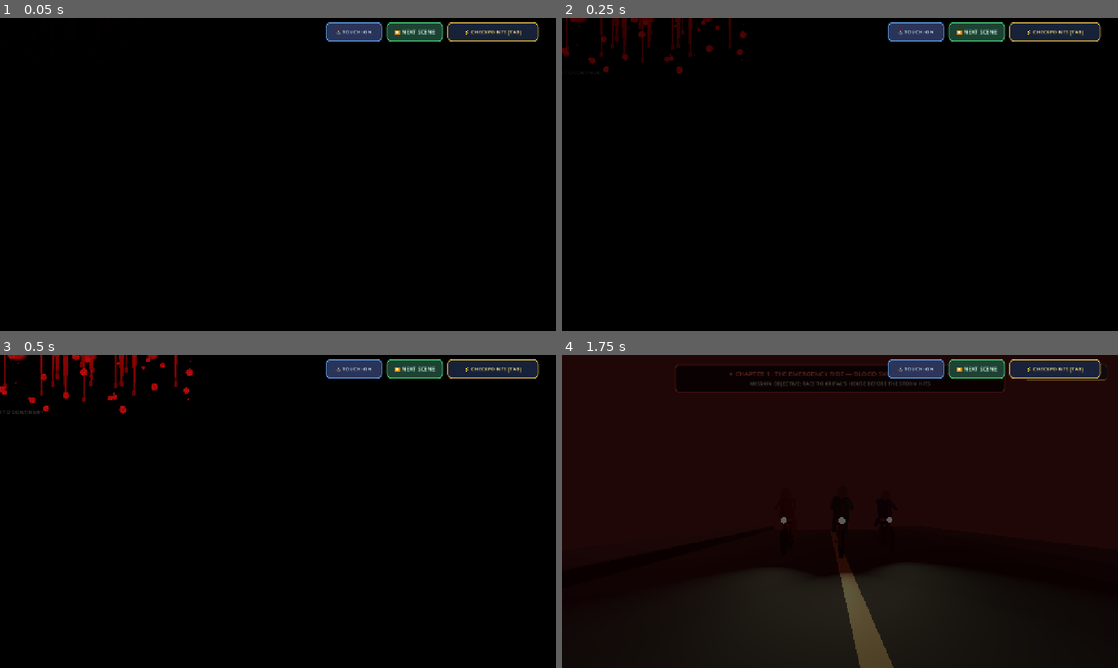
Above: before the commit, frames 1-4 (two rows, left to right).
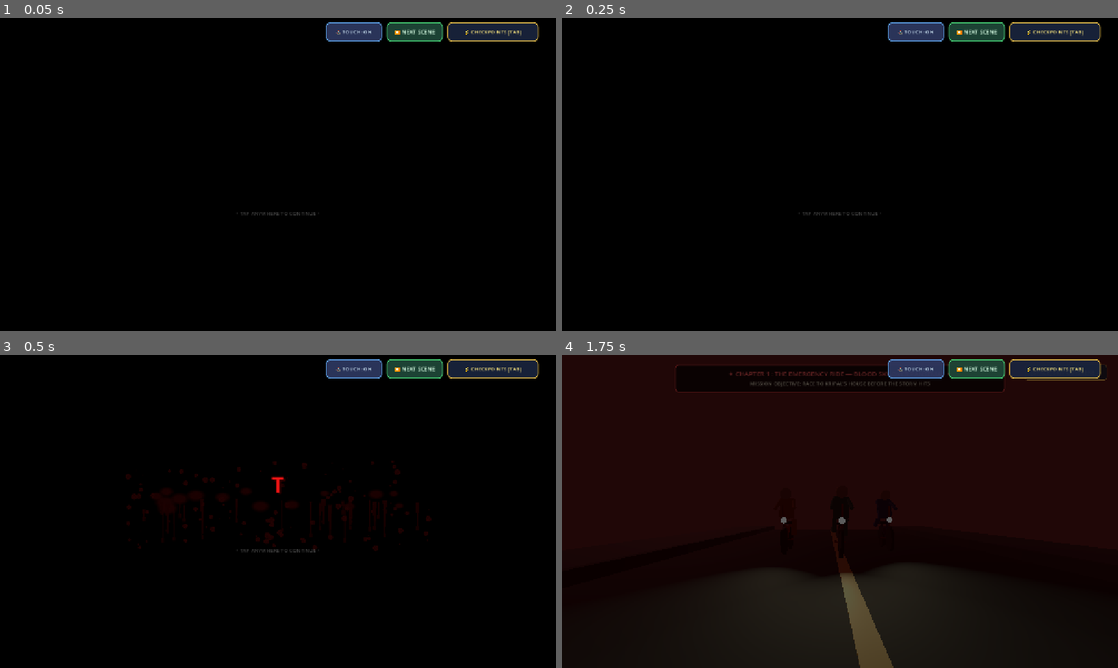
Above: after the commit, the same moments.

Repository: Sahil13092008/HorrorMission
Game: Godot game, scene res://scenes/opening_prologue.tscn
Two runs of this game, one before a commit and one after it. Both use one fixed random seed, a clock stepped at 60 frames per second and the inputs below. Sound files missing from this copy of the repository are replaced by a short silence.
Inputs:
- Up to frame 1 (0.05 s): no input
- Up to frame 2 (0.25 s): no input
- Up to frame 3 (0.5 s): no input
- Up to frame 4 (1.75 s): click "⏩ NEXT SCENE" at 0.5 s; click "⏩ NEXT SCENE" at 1.25 s

The runs differ from the first frame. In frame 1, less than 0.1% of the frame differs, in the area x 42-58%, y 62-64%; in frame 2, 1.0%; in frame 3, 2.2%, in the area x 0-78%, y 0-64%; in frame 4, nothing differs.

Commit message:
Center blood title intro screen using CenterContainer and add letter-by-letter typewriter horror animation

Diff:
--- a/scripts/opening_prologue.gd
+++ b/scripts/opening_prologue.gd
@@ -282,15 +282,17 @@
 	title_splash_bg.mouse_filter = Control.MOUSE_FILTER_PASS
 	title_splash_root.add_child(title_splash_bg)
 
+	# CenterContainer guarantees exact center positioning on ALL resolutions and mobile screens!
+	var center_container = CenterContainer.new()
+	center_container.set_anchors_preset(Control.PRESET_FULL_RECT)
+	center_container.mouse_filter = Control.MOUSE_FILTER_IGNORE
+	title_splash_root.add_child(center_container)
+
 	title_content = Control.new()
-	title_content.set_anchors_preset(Control.PRESET_CENTER)
-	title_content.offset_left = 0
-	title_content.offset_top = 0
-	title_content.offset_right = 0
-	title_content.offset_bottom = 0
-	title_content.pivot_offset = Vector2.ZERO
+	title_content.custom_minimum_size = Vector2(920, 320)
+	title_content.pivot_offset = Vector2(460, 160)
 	title_content.mouse_filter = Control.MOUSE_FILTER_IGNORE
-	title_splash_root.add_child(title_content)
+	center_container.add_child(title_content)
 
 	# Blood Splatter Backdrop behind "THE HORROR MISSION"
 	title_blood_splatter = TextureRect.new()
@@ -299,25 +301,21 @@
 		title_blood_splatter.texture = splatter_tex
 	title_blood_splatter.expand_mode = TextureRect.EXPAND_IGNORE_SIZE
 	title_blood_splatter.stretch_mode = TextureRect.STRETCH_KEEP_ASPECT_CENTERED
-	title_blood_splatter.offset_left = -450
-	title_blood_splatter.offset_top = -150
-	title_blood_splatter.offset_right = 450
-	title_blood_splatter.offset_bottom = 150
-	title_blood_splatter.pivot_offset = Vector2(450, 150)
+	title_blood_splatter.position = Vector2(10, 20)
+	title_blood_splatter.size = Vector2(900, 250)
+	title_blood_splatter.pivot_offset = Vector2(450, 125)
 	title_blood_splatter.mouse_filter = Control.MOUSE_FILTER_IGNORE
-	title_blood_splatter.modulate.a = 0.92
+	title_blood_splatter.modulate.a = 0.0 # Starts hidden, fades in with blood
 	title_content.add_child(title_blood_splatter)
 
-	# Blood Red Title Label: "THE HORROR MISSION"
+	# Blood Red Title Label: "THE HORROR MISSION" (Letter-by-letter reveal)
 	title_horror_label = Label.new()
 	title_horror_label.text = "THE HORROR MISSION"
 	title_horror_label.horizontal_alignment = HORIZONTAL_ALIGNMENT_CENTER
 	title_horror_label.vertical_alignment = VERTICAL_ALIGNMENT_CENTER
-	title_horror_label.offset_left = -480
-	title_horror_label.offset_top = -75
-	title_horror_label.offset_right = 480
-	title_horror_label.offset_bottom = 15
-	title_horror_label.pivot_offset = Vector2(480, 45)
+	title_horror_label.position = Vector2(10, 60)
+	title_horror_label.size = Vector2(900, 75)
+	title_horror_label.pivot_offset = Vector2(450, 37)
 	title_horror_label.add_theme_font_size_override("font_size", 48)
 	title_horror_label.add_theme_color_override("font_color", Color(0.92, 0.08, 0.08))
 	title_horror_label.add_theme_color_override("font_shadow_color", Color(0.22, 0.0, 0.0, 0.95))
@@ -326,23 +324,24 @@
 	title_horror_label.add_theme_color_override("font_outline_color", Color(0.38, 0.01, 0.01))
 	title_horror_label.add_theme_constant_override("outline_size", 5)
 	title_horror_label.mouse_filter = Control.MOUSE_FILTER_IGNORE
+	title_horror_label.visible_characters = 0
 	title_content.add_child(title_horror_label)
 
-	# Clean White Credits Subtitle: "Created By Sahil and Written By Aashutosh"
+	# Clean White Credits Subtitle: "Created By Sahil and Written By Aashutosh" (Letter-by-letter reveal)
 	title_credits_label = Label.new()
 	title_credits_label.text = "Created By Sahil and Written By Aashutosh"
 	title_credits_label.horizontal_alignment = HORIZONTAL_ALIGNMENT_CENTER
 	title_credits_label.vertical_alignment = VERTICAL_ALIGNMENT_CENTER
-	title_credits_label.offset_left = -450
-	title_credits_label.offset_top = 25
-	title_credits_label.offset_right = 450
-	title_credits_label.offset_bottom = 70
+	title_credits_label.position = Vector2(10, 160)
+	title_credits_label.size = Vector2(900, 45)
+	title_credits_label.pivot_offset = Vector2(450, 22)
 	title_credits_label.add_theme_font_size_override("font_size", 20)
 	title_credits_label.add_theme_color_override("font_color", Color(0.96, 0.96, 0.96, 0.95))
 	title_credits_label.add_theme_color_override("font_shadow_color", Color(0.0, 0.0, 0.0, 0.9))
 	title_credits_label.add_theme_constant_override("shadow_offset_x", 2)
 	title_credits_label.add_theme_constant_override("shadow_offset_y", 2)
 	title_credits_label.mouse_filter = Control.MOUSE_FILTER_IGNORE
+	title_credits_label.visible_characters = 0
 	title_content.add_child(title_credits_label)
 
 	# Tap to Skip Hint
@@ -350,10 +349,8 @@
 	tap_hint.text = "• TAP ANYWHERE TO CONTINUE •"
 	tap_hint.horizontal_alignment = HORIZONTAL_ALIGNMENT_CENTER
 	tap_hint.vertical_alignment = VERTICAL_ALIGNMENT_CENTER
-	tap_hint.offset_left = -300
-	tap_hint.offset_top = 110
-	tap_hint.offset_right = 300
-	tap_hint.offset_bottom = 140
+	tap_hint.position = Vector2(10, 235)
+	tap_hint.size = Vector2(900, 30)
 	tap_hint.add_theme_font_size_override("font_size", 12)
 	tap_hint.add_theme_color_override("font_color", Color(0.75, 0.75, 0.75, 0.35))
 	tap_hint.mouse_filter = Control.MOUSE_FILTER_IGNORE
@@ -2504,48 +2501,68 @@
 	cam_pivot.position = Vector3(0, 1.8, 30.0)
 	cam.rotation_degrees = Vector3(-6, 0, 0)
 
-	# Animate Blood Title Screen
+	# Initial state: Pure pitch black screen, hidden splatter, 0 letters
 	title_splash_root.visible = true
-	title_content.modulate.a = 0.0
-	title_content.scale = Vector2(0.85, 0.85)
-	title_credits_label.modulate.a = 0.0
+	title_splash_root.modulate.a = 1.0
+	title_content.modulate.a = 1.0
+	title_blood_splatter.modulate.a = 0.0
+	title_horror_label.visible_characters = 0
+	title_credits_label.visible_characters = 0
+
+	# Brief suspense pause in pitch black
+	await get_tree().create_timer(0.4).timeout
+	if not is_title_splash_active: return
 
 	if audio_heartbeat: audio_heartbeat.play()
 
-	var tw = create_tween().set_parallel(true)
-	tw.tween_property(title_content, "modulate:a", 1.0, 0.55).set_trans(Tween.TRANS_QUAD)
-	tw.tween_property(title_content, "scale", Vector2(1.05, 1.05), 0.45).set_trans(Tween.TRANS_BACK)
-
-	# Subtle screen shudder for visceral impact
+	# Blood splatter fades in behind the text
+	var tw_splat = create_tween()
+	tw_splat.tween_property(title_blood_splatter, "modulate:a", 0.95, 0.6)
+
+	# 1. Letter-by-letter Typewriter animation for "THE HORROR MISSION"
+	var title_len = title_horror_label.text.length()
+	var tw_type1 = create_tween()
+	tw_type1.tween_property(title_horror_label, "visible_characters", title_len, 1.3).set_trans(Tween.TRANS_LINEAR)
+
+	await tw_type1.finished
+	if not is_title_splash_active: return
+
+	# Visceral shudder on title completion (subtle rotation shake, never moving position from center!)
 	var tw_shk = create_tween()
-	for i in range(5):
-		tw_shk.tween_property(title_content, "position", Vector2(randf_range(-3, 3), randf_range(-3, 3)), 0.04)
-	tw_shk.tween_property(title_content, "position", Vector2.ZERO, 0.06)
-
-	await tw.finished
-	var tw_settle = create_tween()
-	tw_settle.tween_property(title_content, "scale", Vector2(1.0, 1.0), 0.25)
-
-	# Smoothly reveal white credits
-	var tw_cred = create_tween()
-	tw_cred.tween_interval(0.25)
-	tw_cred.tween_property(title_credits_label, "modulate:a", 1.0, 0.8).set_trans(Tween.TRANS_QUAD)
-
-	# Blood breathing pulse animation
+	for i in range(4):
+		tw_shk.tween_property(title_content, "rotation_degrees", randf_range(-1.2, 1.2), 0.04)
+	tw_shk.tween_property(title_content, "rotation_degrees", 0.0, 0.05)
+
+	await get_tree().create_timer(0.35).timeout
+	if not is_title_splash_active: return
+
+	# 2. Letter-by-letter Typewriter animation for "Created By Sahil and Written By Aashutosh"
+	var cred_len = title_credits_label.text.length()
+	var tw_type2 = create_tween()
+	tw_type2.tween_property(title_credits_label, "visible_characters", cred_len, 1.5).set_trans(Tween.TRANS_LINEAR)
+
+	await tw_type2.finished
+	if not is_title_splash_active: return
+
+	# 3. Subtle breathing blood-red pulse
 	var tw_pulse = create_tween().set_loops(3)
-	tw_pulse.tween_property(title_horror_label, "scale", Vector2(1.025, 1.025), 0.85).set_trans(Tween.TRANS_SINE)
+	tw_pulse.tween_property(title_horror_label, "scale", Vector2(1.03, 1.03), 0.85).set_trans(Tween.TRANS_SINE)
 	tw_pulse.tween_property(title_horror_label, "scale", Vector2(1.0, 1.0), 0.85).set_trans(Tween.TRANS_SINE)
 
-	# Hold for 4.2 seconds then dismiss (or player can tap to dismiss earlier)
-	await get_tree().create_timer(4.2).timeout
+	# Hold for 3.8 seconds then smoothly dismiss into game (or player taps to dismiss immediately)
+	await get_tree().create_timer(3.8).timeout
 	_dismiss_title_splash()
 
 func _dismiss_title_splash() -> void:
 	if not is_title_splash_active: return
 	is_title_splash_active = false
 
+	# Ensure all letters are shown when fading out
+	if title_horror_label: title_horror_label.visible_characters = -1
+	if title_credits_label: title_credits_label.visible_characters = -1
+
 	var tw = create_tween()
-	tw.tween_property(title_splash_root, "modulate:a", 0.0, 1.2).set_trans(Tween.TRANS_QUAD)
+	tw.tween_property(title_splash_root, "modulate:a", 0.0, 1.1).set_trans(Tween.TRANS_QUAD)
 	tw.tween_callback(func():
 		title_splash_root.visible = false
 		letterbox_top.visible = true
